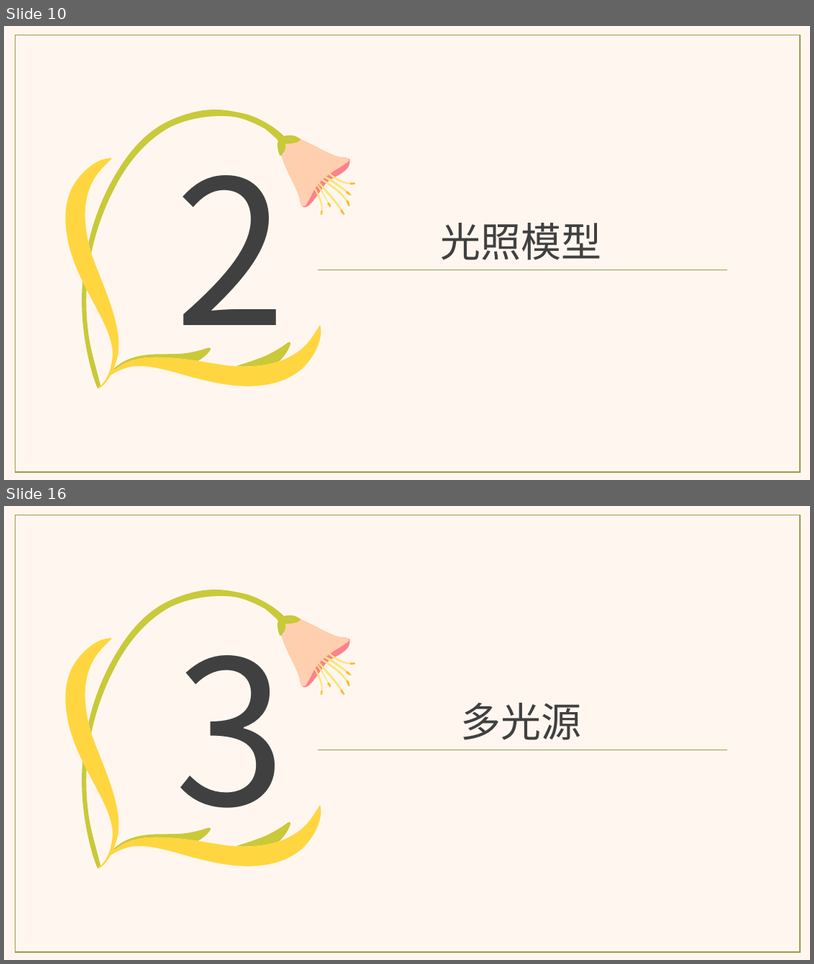
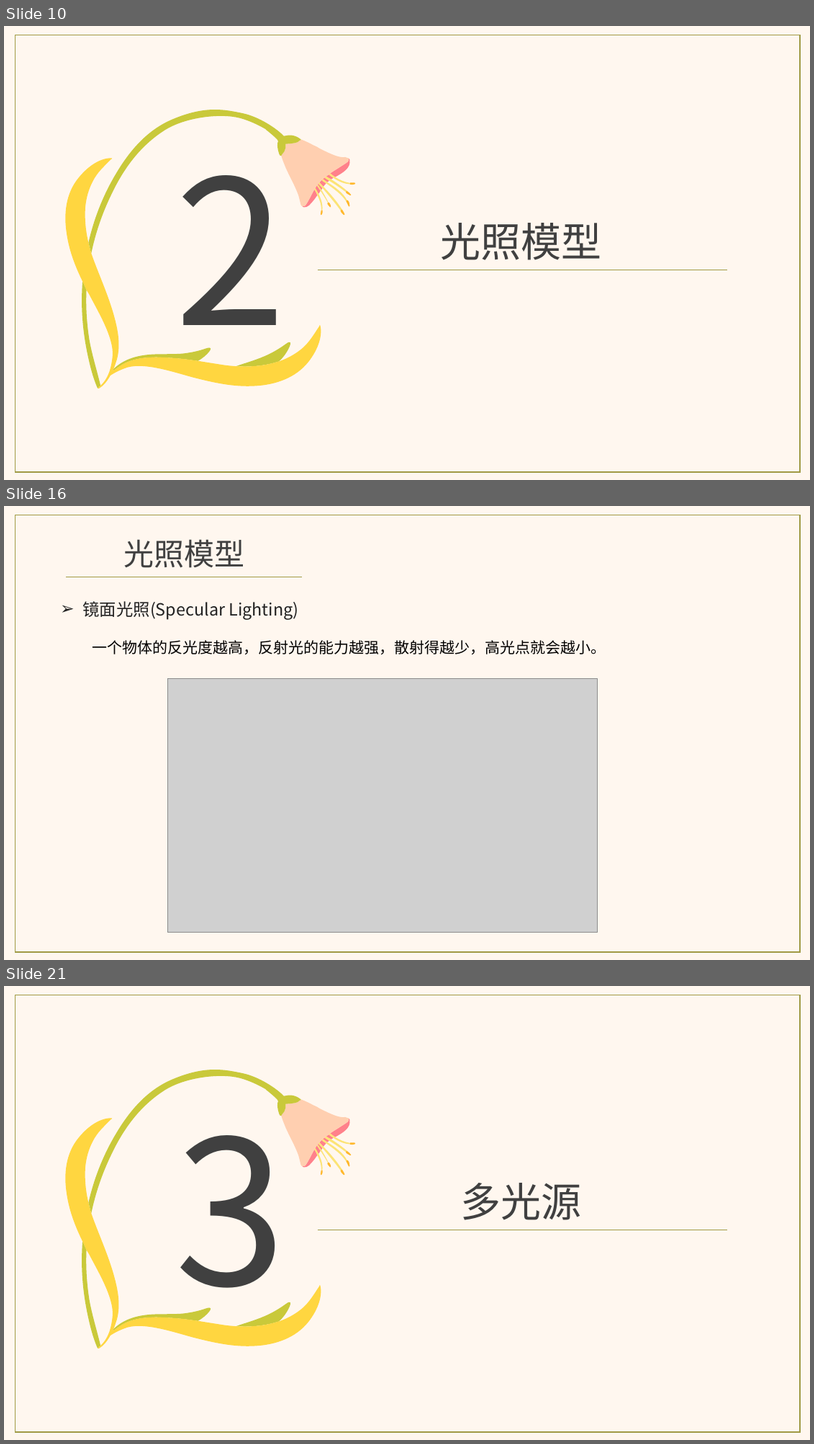
Before and after one commit to aliwanzi/Learn_OpenGL, a slide deck: resources/doc/LearnOpenGL_02.pptx. Shown one above the other, each under a label of ours: slides 10 and 16 before the commit, slides 10, 16 and 21 after it; the slides between them are not shown. The pictures are 814x964 and 814x1444 pixels, drawn with LibreOffice and Linux fonts; fonts in the diff are those of the drawing; grey boxes stand for pictures. Boxes give left, top, right and bottom in pixels: in the first picture for what was removed or moved away, otherwise in the second. Text is boxed around its words. In the diff, an @@ line names an element or a change of style, - is before the commit and + after.

```diff
--- a/resources/doc/LearnOpenGL_02.pptx
+++ b/resources/doc/LearnOpenGL_02.pptx
@@ slide 16 added at [4, 506, 810, 960], background #FFF7EF @@
@@ rectangle added at [16, 515, 801, 952], outline #A09A45 1 pt @@
@@ text added at [124, 539, 244, 568], 36 pt, text #404040 @@
+光照模型
@@ line added from (67, 577) to (302, 577), #A09A45 0.5 pt @@
@@ text added at [83, 601, 298, 620], 20 pt, text #222222 @@
+➢ 镜面光照(Specular Lighting)
@@ text added at [92, 640, 606, 654], 18 pt, text #000000 @@
+一个物体的反光度越高，反射光的能力越强，散射得越少，高光点就会越小。
@@ picture added at [168, 678, 597, 932] @@
@@ what was slide 16 is now slide 21 @@
```
Also in this commit, not shown: 18 slides changed, 10 other slides added, 3 slides removed.
